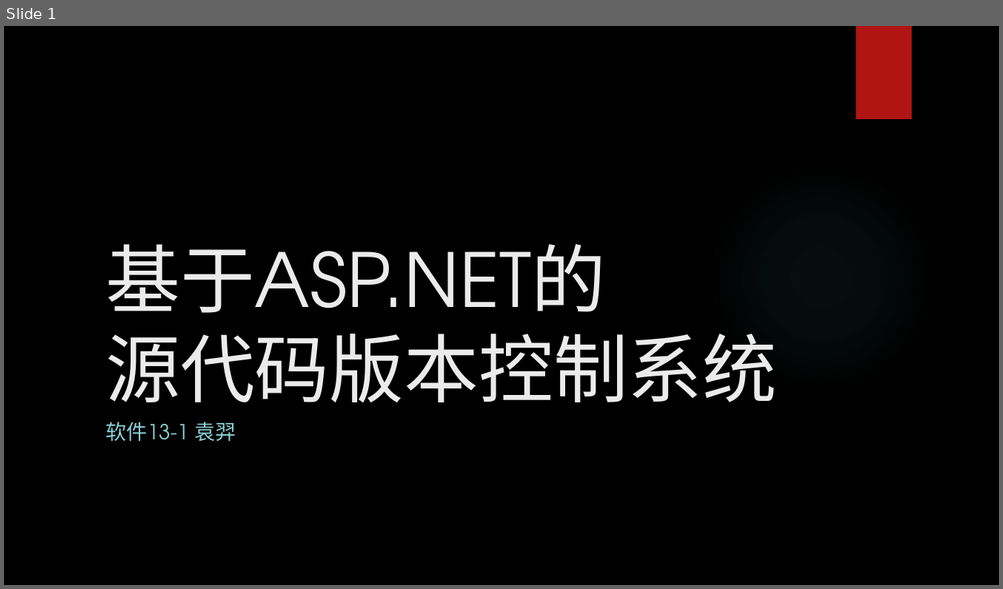
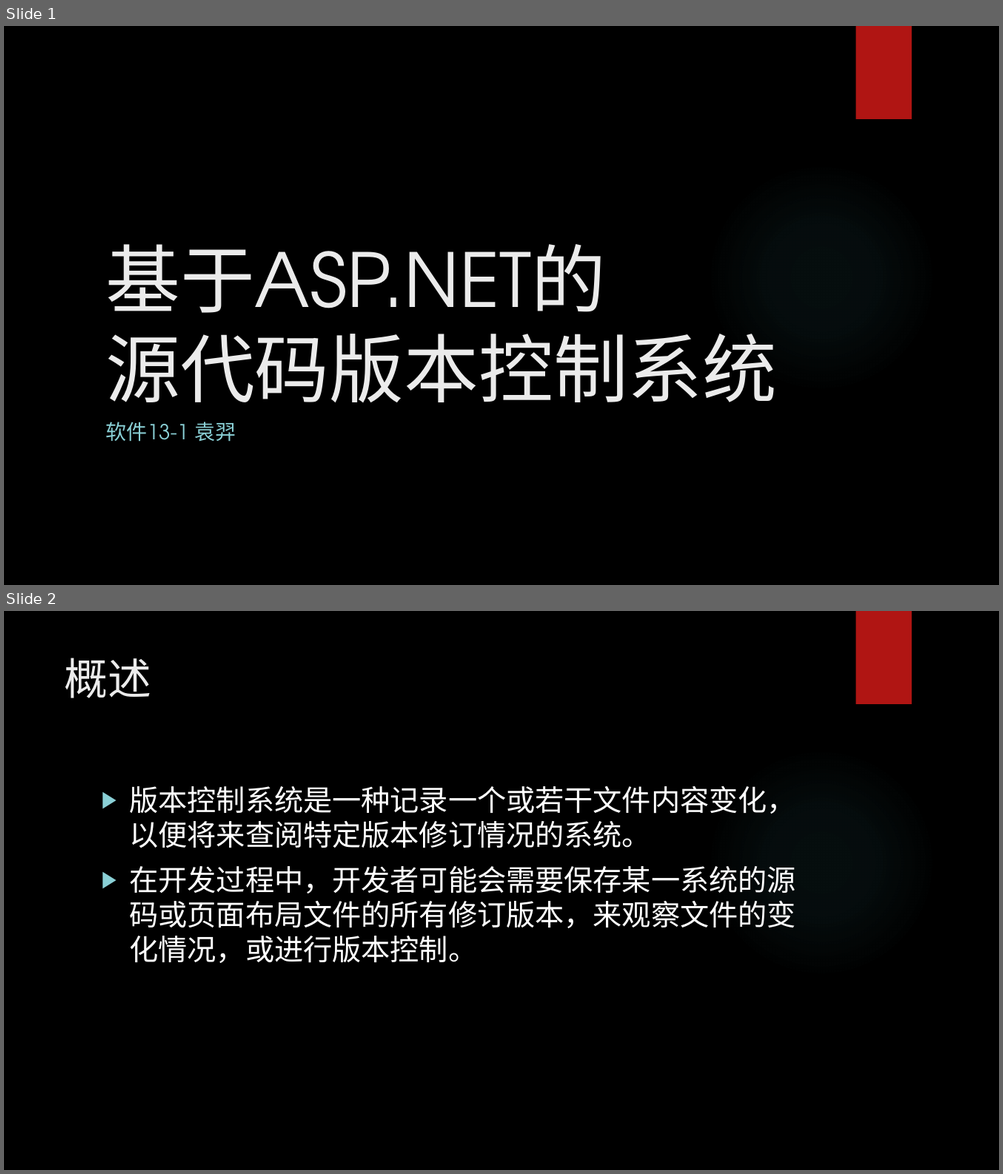
Before and after one commit to nemoofnemo/VersionControl, a slide deck: ppt.pptx. Shown one above the other, each under a label of ours: slide 1 before the commit, slides 1 and 2 after it. The pictures are 1003x589 and 1003x1174 pixels, drawn with LibreOffice and Linux fonts; fonts in the diff are those of the drawing; background and template pictures are left out. Boxes give left, top, right and bottom in pixels: in the first picture for what was removed or moved away, otherwise in the second. Text is boxed around its words. In the diff, an @@ line names an element or a change of style, - is before the commit and + after.

```diff
--- a/ppt.pptx
+++ b/ppt.pptx
@@ slide 2 added at bbox=[4, 611, 999, 1170], background picture (left out); not listed: 2 template elements that a slide beside it also shows @@
@@ title added at bbox=[64, 658, 151, 698], 42 pt, text #EBEBEB @@
+概述
@@ text added at bbox=[130, 786, 796, 963], 28 pt, text #FFFFFF @@
+▶ 版本控制系统是一种记录一个或若干文件内容变化，以便将来查阅特定版本修订情况的系统。
+▶ 在开发过程中，开发者可能会需要保存某一系统的源码或页面布局文件的所有修订版本，来观察文件的变化情况，或进行版本控制。
```
Also in this commit, not shown: 1 slide changed, 3 other slides added, 2 other files.
